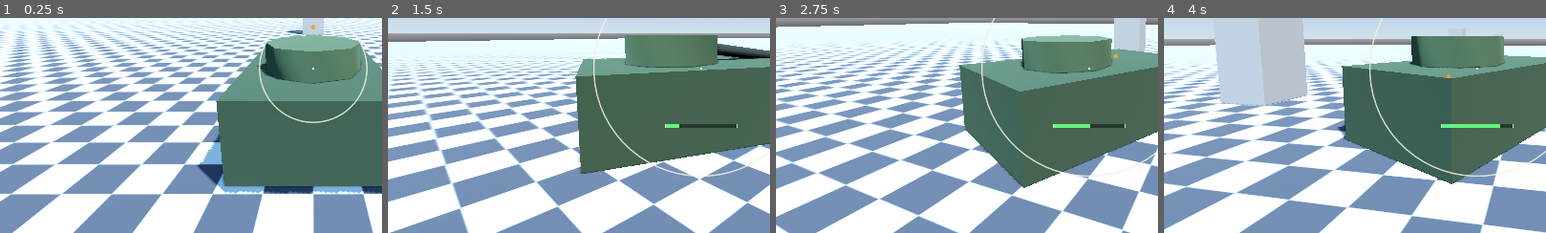
Above: before the commit, frames 1-4 (left to right).
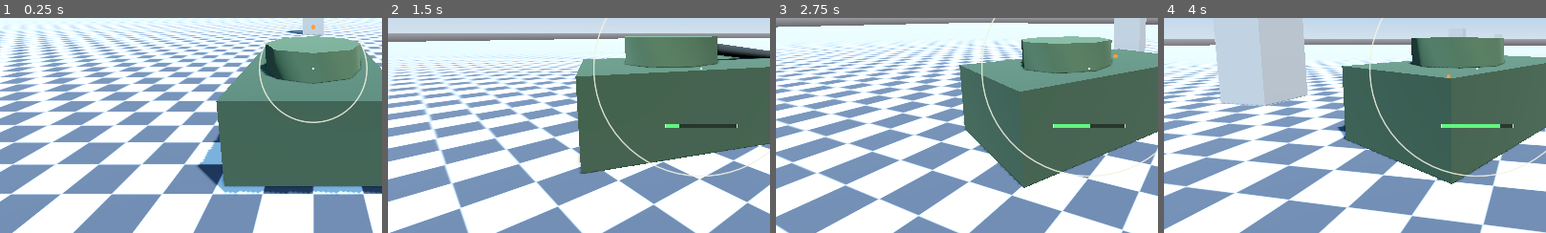
Above: after the commit, the same moments.

Repository: havekes/hull-down
Game: Godot game, scene res://scenes/TestArena.tscn
The game is run twice, just before and just after one commit, with the same random seed, the same clock (stepped at 60 frames per second) and the same inputs.
Inputs (mouse positions are % of the whole screen's width and height, from its top left):
- Up to frame 1 (0.25 s): no input
- Up to frame 2 (1.5 s): tap Enter at 0.5 s; move the mouse to (72, 45) at 0.52 s; hold D (tank_right) 0.53-1.28 s; hold Mouse wheel up (camera_zoom_in) 0.53-1.28 s; click (72, 45) at 0.67 s; move the mouse to (45, 50) at 1.27 s; hold W (tank_forward) from 1.28 s (still down); tap Mouse wheel down (camera_zoom_out) at 1.35 s
- Up to frame 3 (2.75 s): keep holding W (tank_forward); move the mouse to (52, 48) at 2.02 s; click (52, 48) at 2.1 s
- Up to frame 4 (4 s): keep holding W (tank_forward); move the mouse to (49, 52) at 2.77 s; tap Mouse wheel up (camera_zoom_in) at 2.85 s; click (49, 52) at 2.92 s; move the mouse to (57, 51) at 3.52 s; hold Mouse wheel down (camera_zoom_out) from 3.53 s (still down)
The pictures show only the part of the screen within x 9-59%, y 38-88%; the shares and areas given below are measured in that part.

The runs differ from the first frame. In frame 1, 0.3% of the frame differs, in the area x 67-95%, y 8-31%; in frame 2, 0.2%; in frame 3, 0.3%; in frame 4, 0.2%.

Commit message:
POLISH-01: Sink turret seam and exclude hull from chase SpringArm

Diff:
--- a/scenes/TankBase.tscn
+++ b/scenes/TankBase.tscn
@@ -58,7 +58,7 @@
 transform = Transform3D(1, 0, 0, 0, 1, 0, 0, 0, 1, 0, 1.8, 0.8)
 
 [node name="TurretMesh" type="CSGCylinder3D" parent="Hull/TurretMount"]
-transform = Transform3D(1, 0, 0, 0, 1, 0, 0, 0, 1, 0, 0.35, 0)
+transform = Transform3D(1, 0, 0, 0, 1, 0, 0, 0, 1, 0, 0.32, 0)
 radius = 1.2
 height = 0.7
 material = SubResource("StandardMaterial3D_turret")
--- a/scripts/controllers/camera_chase.gd
+++ b/scripts/controllers/camera_chase.gd
@@ -26,6 +26,16 @@
 	rotation = Vector3(_pitch, _yaw, 0.0)
 	_target_spring_length = clampf(spring_length, ZOOM_MIN, ZOOM_MAX)
 	spring_length = _target_spring_length
+	_exclude_tank_body()
+
+
+# The SpringArm3D must never cast against the hull it is rigged to, or the
+# camera collapses into the tank. Resolve the hull through the "tank" group
+# rather than the parent chain: CAM-01 reparents the pivot out of the tank.
+func _exclude_tank_body() -> void:
+	var tank: CollisionObject3D = get_tree().get_first_node_in_group(&"tank") as CollisionObject3D
+	if tank != null:
+		add_excluded_object(tank.get_rid())
 
 
 func _unhandled_input(event: InputEvent) -> void:
